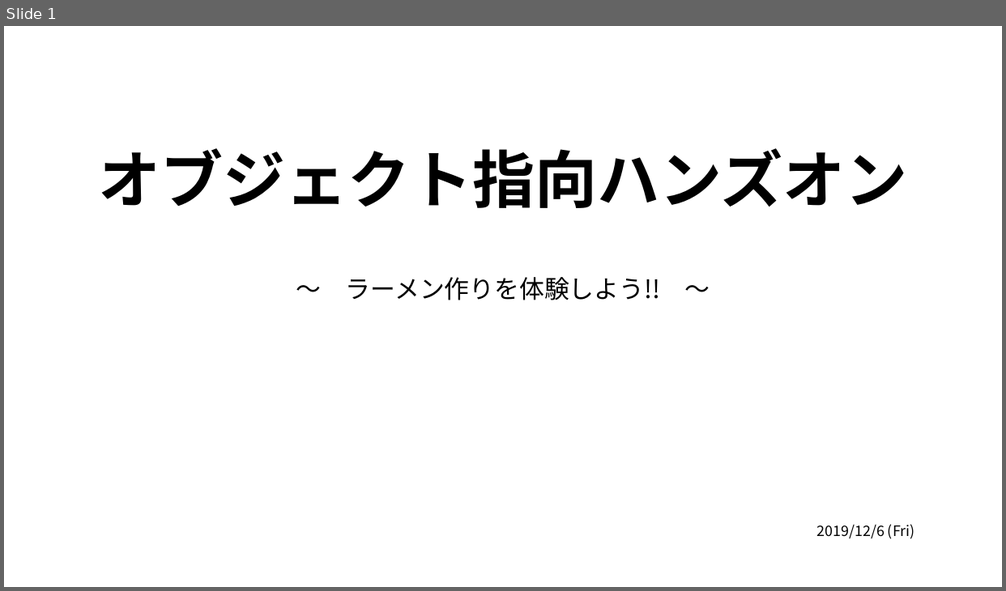
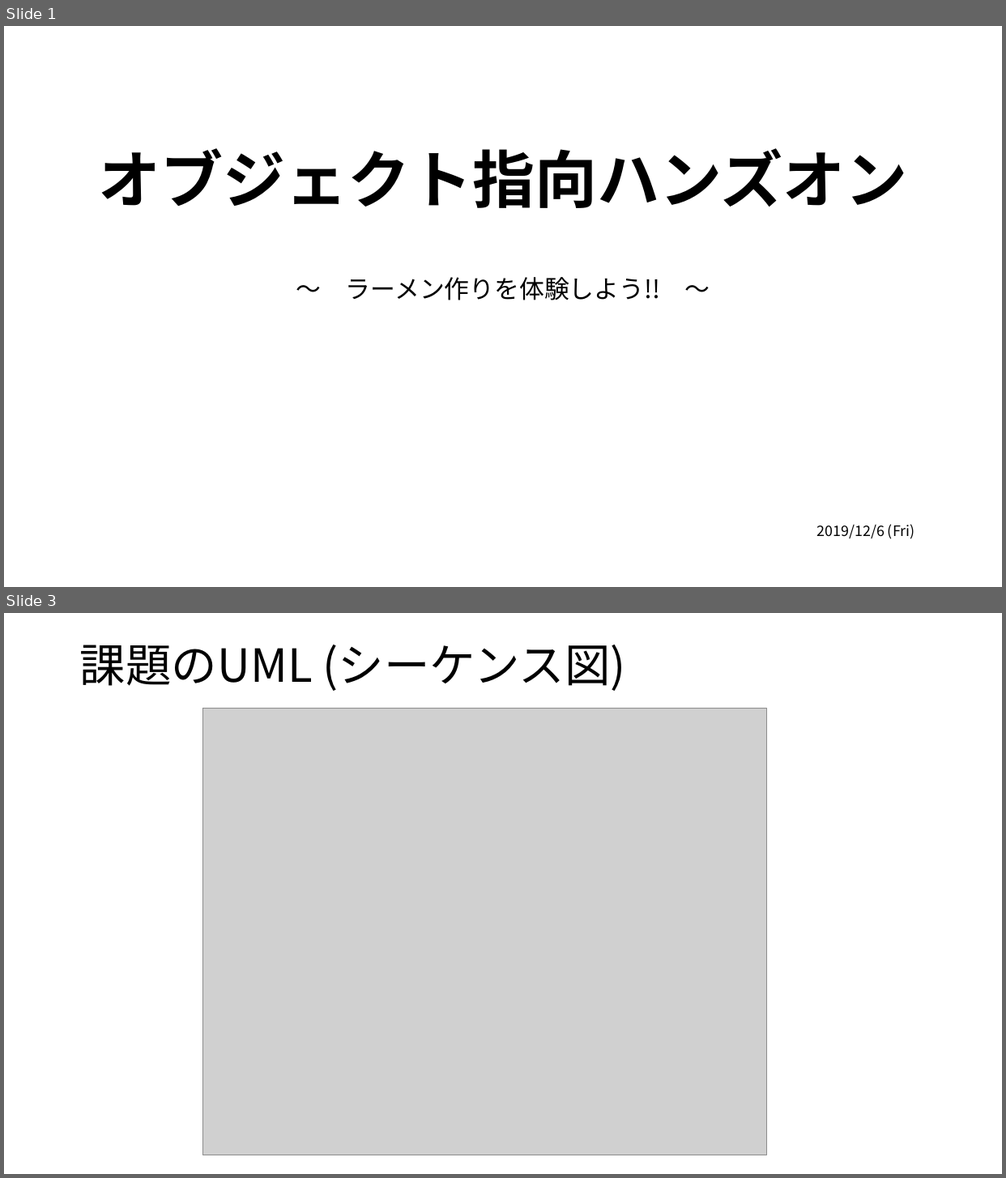
Before and after one commit to harima-molgroup/test, a slide deck: Education/Ramen/docs/オブジェクト指向ハンズオン.pptx. Shown one above the other, each under a label of ours: slide 1 before the commit, slides 1 and 3 after it; the slides between them are not shown. The pictures are 1006x591 and 1006x1178 pixels, drawn with LibreOffice and Linux fonts; fonts in the diff are those of the drawing; grey boxes stand for pictures. Boxes give left, top, right and bottom in pixels: in the first picture for what was removed or moved away, otherwise in the second. Text is boxed around its words. In the diff, an @@ line names an element or a change of style, - is before the commit and + after.

```diff
--- a/Education/Ramen/docs/オブジェクト指向ハンズオン.pptx
+++ b/Education/Ramen/docs/オブジェクト指向ハンズオン.pptx
@@ slide 3 added at bbox=[4, 613, 1002, 1174], background #FFFFFF @@
@@ title added at bbox=[80, 645, 626, 691], 44 pt, text #000000 @@
+課題のUML (シーケンス図)
@@ picture added at bbox=[203, 708, 767, 1156] @@
```
Also in this commit, not shown: 1 slide changed, 2 other slides added.
